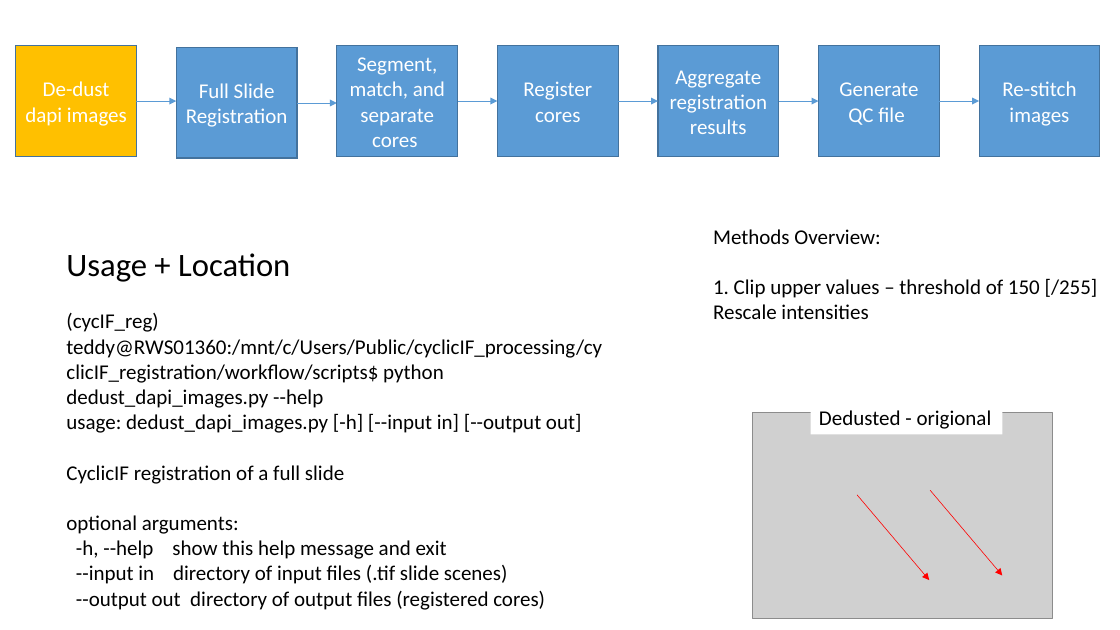
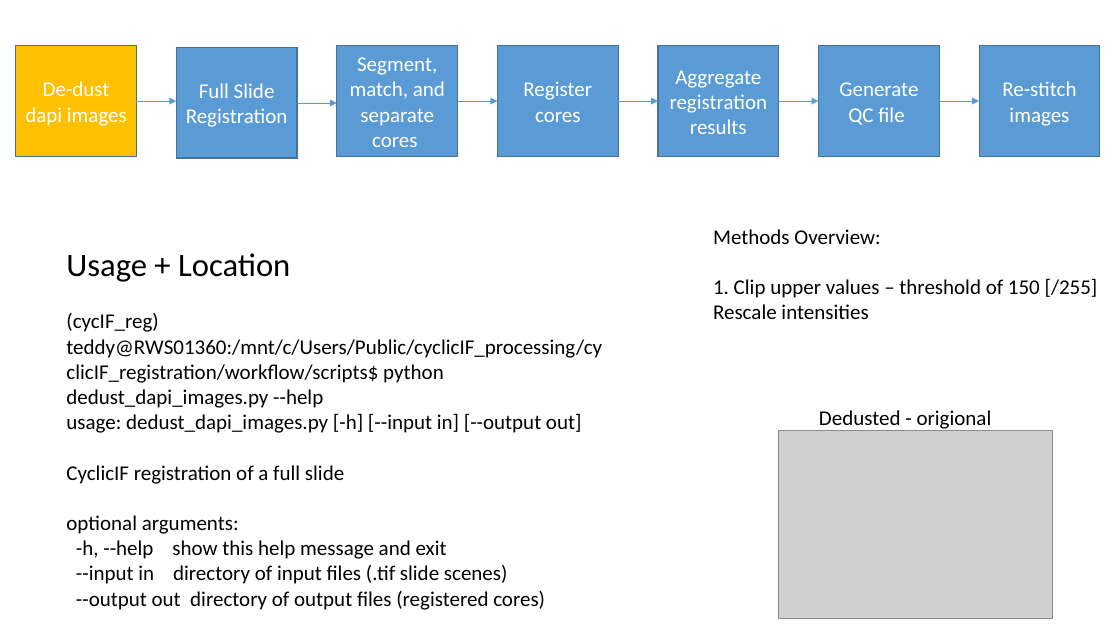
Before and after one commit to nathanieljevans/cyclicIF_registration, a slide deck: slide 5 of docs/pipeline_overview.pptx (slide 4 before the commit). Drawn at 1120x630 pixels with LibreOffice and Linux fonts; fonts in the diff are those of the drawing; grey boxes stand for pictures. Boxes give left, top, right and bottom in pixels: in the first picture for what was removed or moved away, otherwise in the second. Text is boxed around its words. In the diff, an @@ line names an element or a change of style, - is before the commit and + after.

```diff
--- a/docs/pipeline_overview.pptx
+++ b/docs/pipeline_overview.pptx
@@ picture: place and size @@
-picture at [753, 413, 1053, 618]
+picture at [779, 431, 1053, 618]
@@ arrow removed from (857, 495) to (929, 581) @@
@@ arrow removed from (930, 491) to (1002, 576) @@
```
Also in this commit, not shown: 2 other slides changed, 1 slide added, 1 slide removed, 14 other files.
